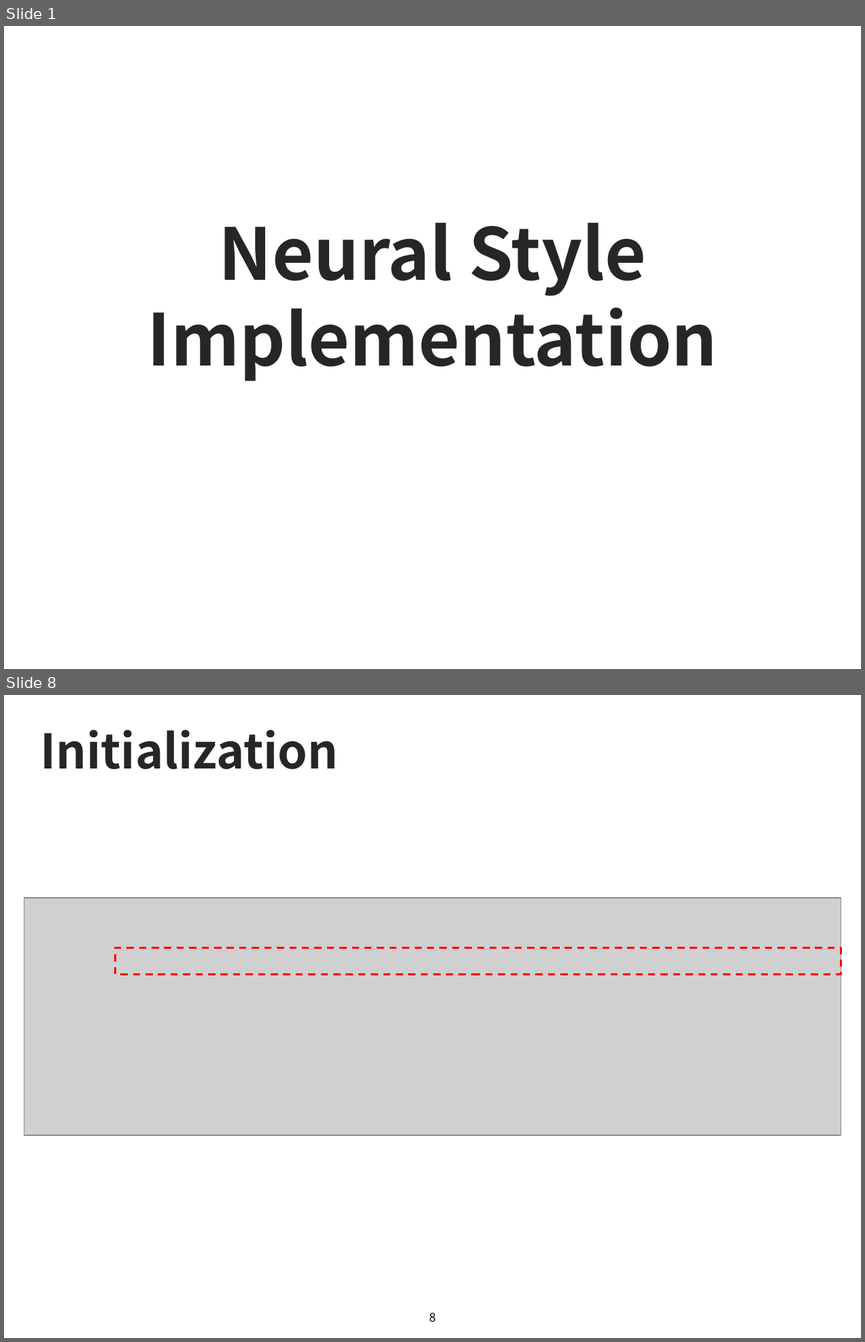
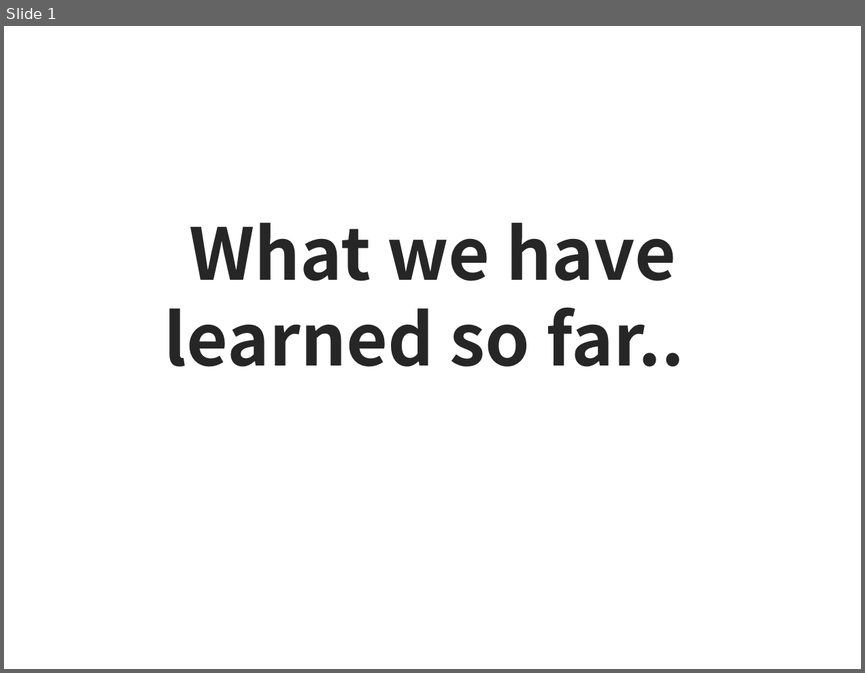
Before and after one commit to sjchoi86/Deep-Learning-101, a slide deck: lecture_notes/Week6-2e What we have learned.pptx. Shown one above the other, each under a label of ours: slides 1 and 8 before the commit, slide 1 after it; the slides between them are not shown. The pictures are 865x1342 and 865x673 pixels, drawn with LibreOffice and Linux fonts; fonts in the diff are those of the drawing; grey boxes stand for pictures. Boxes give left, top, right and bottom in pixels: in the first picture for what was removed or moved away, otherwise in the second. Text is boxed around its words. In the diff, an @@ line names an element or a change of style, - is before the commit and + after.

```diff
--- a/lecture_notes/Week6-2e What we have learned.pptx
+++ b/lecture_notes/Week6-2e What we have learned.pptx
@@ slide 8 removed at [4,695,861,1338], background #FFFFFF @@
@@ title removed at [40,730,338,769] @@
-Initialization
@@ picture removed at [24,897,840,1134] @@
@@ rectangle removed at [116,948,841,974] @@
@@ page number removed at [429,1312,436,1322] @@
-8
@@ slide 1 changed as well @@
@@ text at [164,223,684,367]: text changed @@
-Neural Style Implementation
+What we have learned so far..
```
Also in this commit, not shown: 7 slides added, 6 other slides removed, 2 other files.
